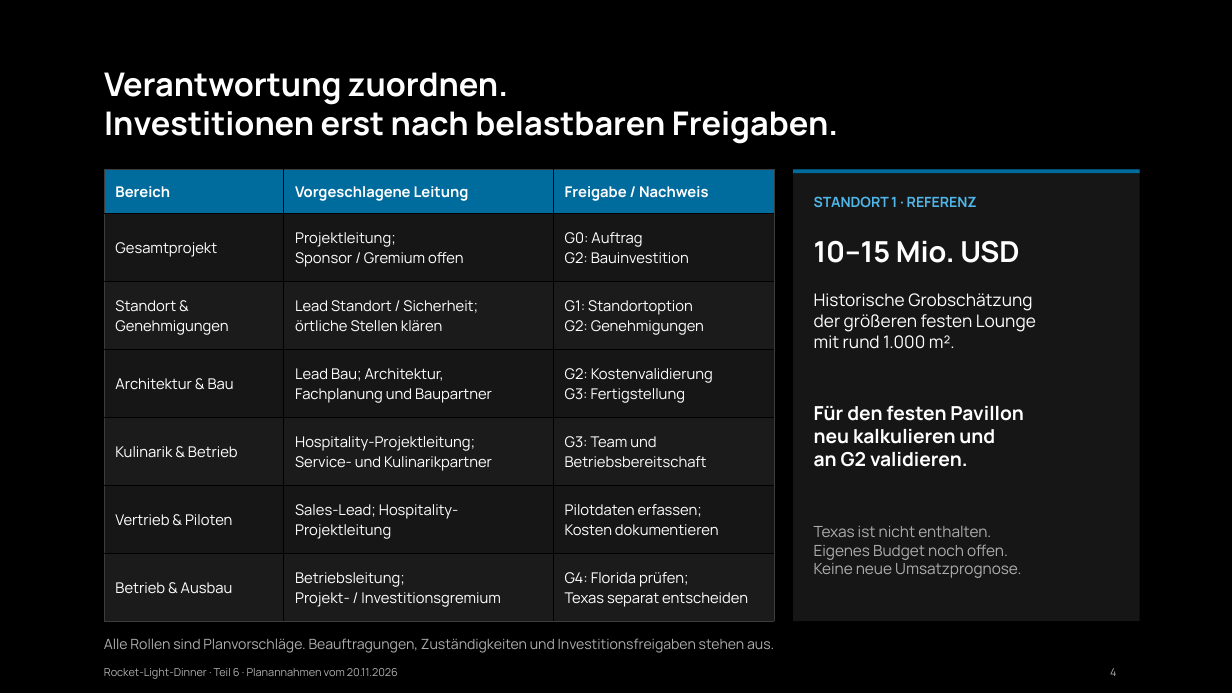
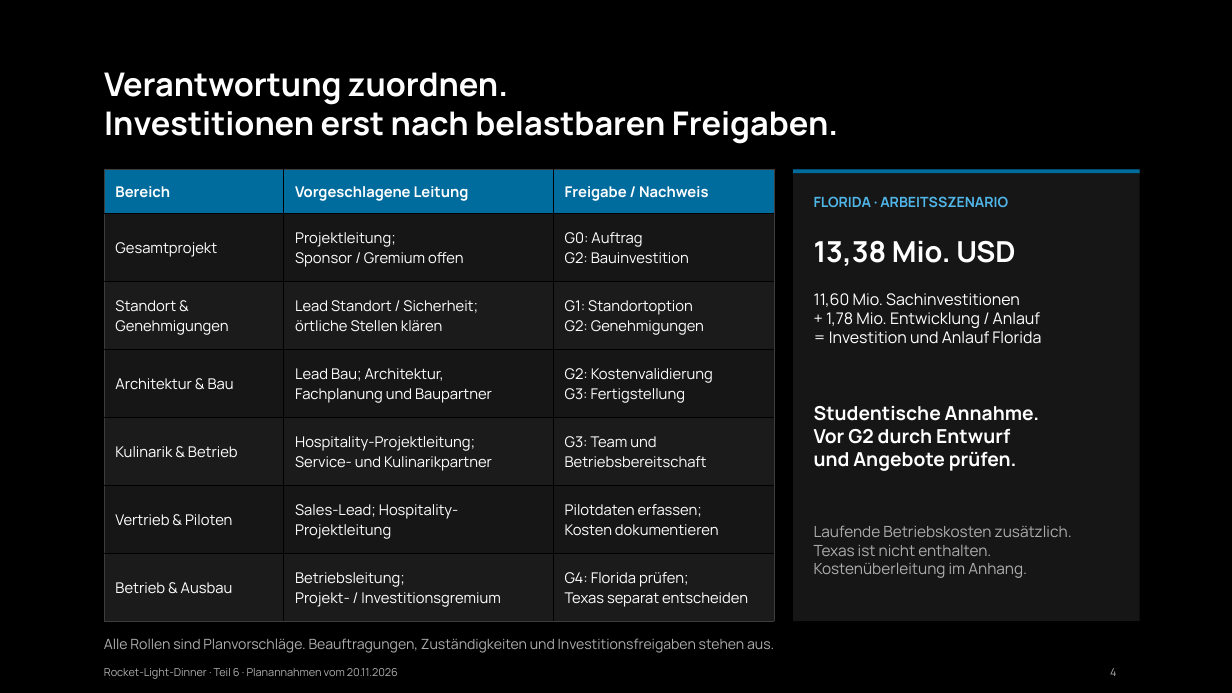
Before and after one commit to Pogoner/InnovationManagement, a slide deck: slide 4 of quellen/step-6-roadmap-fester-pavillon.pptx. Drawn at 1232x693 pixels with LibreOffice and Linux fonts; fonts in the diff are those of the drawing. Boxes give left, top, right and bottom in pixels: in the first picture for what was removed or moved away, otherwise in the second. Text is boxed around its words. In the diff, an @@ line names an element or a change of style, - is before the commit and + after.

Commit message:
feat(pitch): connect pavilion budget, five-year cashflow and roadmap contacts

```diff
--- a/quellen/step-6-roadmap-fester-pavillon.pptx
+++ b/quellen/step-6-roadmap-fester-pavillon.pptx
@@ text at [814,196,1008,207]: text changed @@
-STANDORT 1 · REFERENZ
+FLORIDA · ARBEITSSZENARIO
@@ text at [814,240,1015,266]: text changed @@
-10–15 Mio. USD
+13,38 Mio. USD
@@ text at [814,293,1041,344]: text changed; size 20.2 to 18.8 pt @@
-Historische Grobschätzung
-der größeren festen Lounge
-mit rund 1.000 m².
+11,60 Mio. Sachinvestitionen
++ 1,78 Mio. Entwicklung / Anlauf
+= Investition und Anlauf Florida
@@ text at [814,406,1039,471]: text changed @@
-Für den festen Pavillon
-neu kalkulieren und
-an G2 validieren.
+Studentische Annahme.
+Vor G2 durch Entwurf
+und Angebote prüfen.
@@ text at [814,525,1072,537]: paragraph added @@
+Laufende Betriebskosten zusätzlich.
@@ text at [814,562,1027,578]: text changed @@
-Eigenes Budget noch offen.
-Keine neue Umsatzprognose.
+Kostenüberleitung im Anhang.
```
Also in this commit, not shown: 2 other slides changed, 2 slides added, 23 other files.
